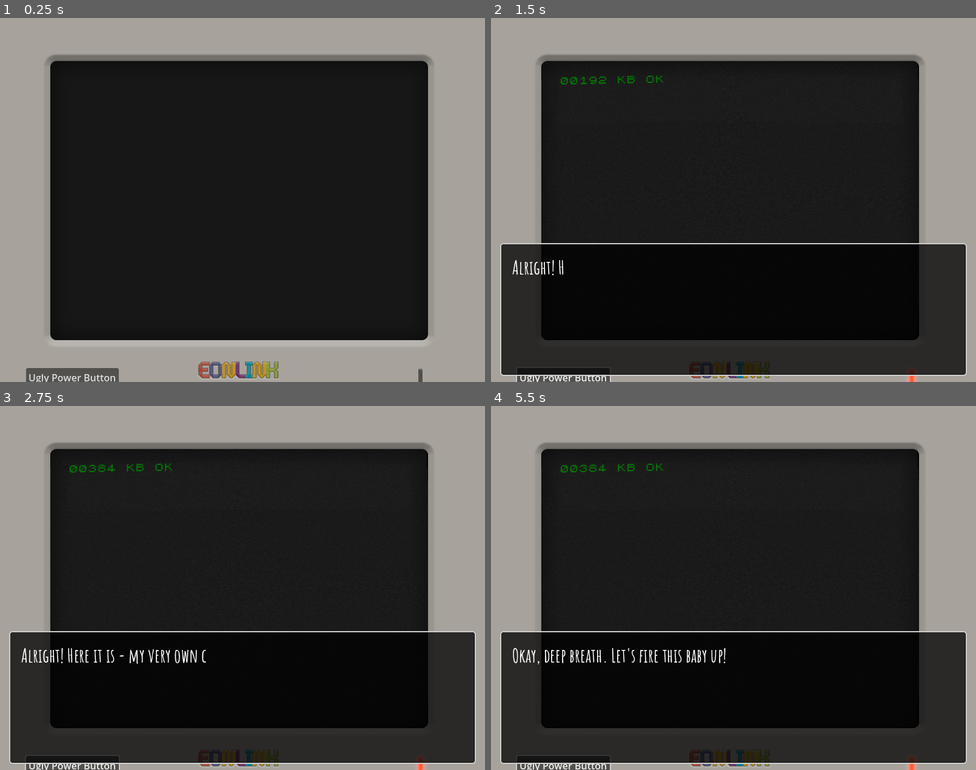
Above: before the commit, frames 1-4 (two rows, left to right).
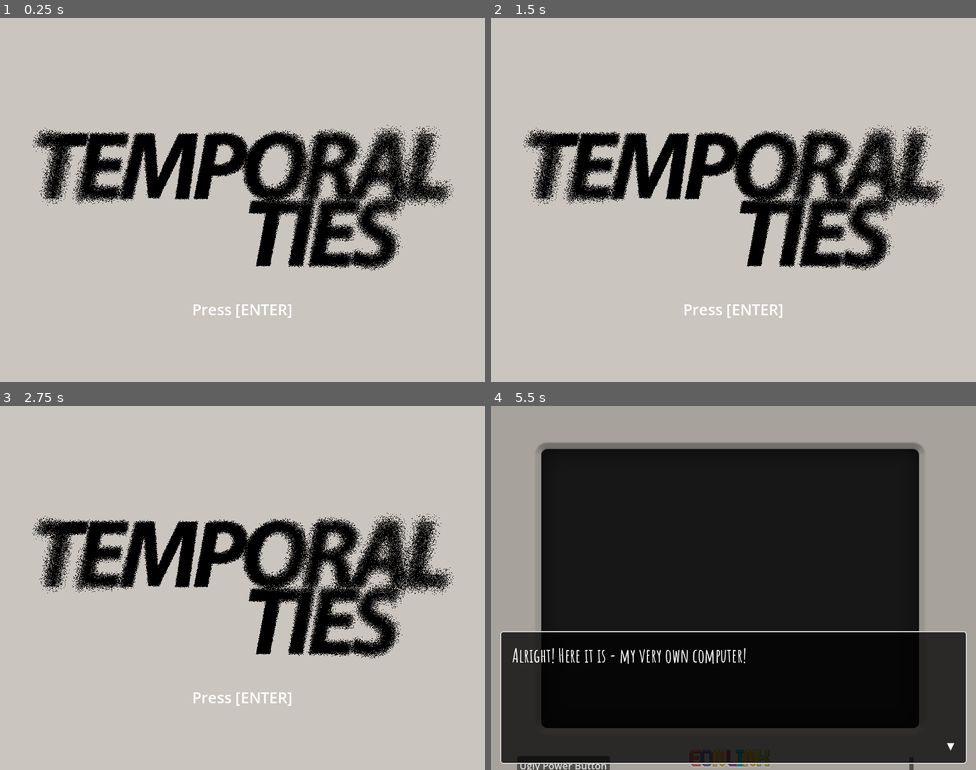
Above: after the commit, the same moments.

Repository: the-archbishop/temporal_ties
Game: Godot game, scene res://Assets/Scenes/title.tscn
Same seed, same stepped clock (60 frames per second), same inputs: the game is played once before the commit and once after it. Before the commit the project starts from res://Assets/Scenes/intro.tscn.
Inputs (mouse positions are in pixels of both pictures, inside the frame that each line leads up to):
- Up to frame 1 (0.25 s): no input
- Up to frame 2 (1.5 s): click (563, 378) at 0.5 s, where only the run before the commit has a clickable "Ugly Power Button"; click (563, 378) at 1.25 s, where only the run before the commit has a clickable "Ugly Power Button"
- Up to frame 3 (2.75 s): click (72, 766) at 2 s, where only the run before the commit has a clickable "Ugly Power Button"
- Up to frame 4 (5.5 s): tap Enter (ui_accept) at 2.75, 2.85, 3.02, 3.32 s; click "Ugly Power Button" at 3.5 s; click "Ugly Power Button" at 4.25 s; click "Ugly Power Button" at 5 s

The runs differ from the first frame. In frame 1, 87% of the frame differs, in the area x 0-100%, y 0-100%; in frame 2, 94%; in frame 3, 94%; in frame 4, 1.2%.

Commit message:
added title screen

Diff:
--- a/Assets/Scenes/input_response.tscn
+++ b/Assets/Scenes/input_response.tscn
@@ -4,17 +4,20 @@
 [ext_resource type="FontFile" uid="uid://be3spwnauyms2" path="res://Assets/Fonts/zx-spectrum.ttf" id="2_mqhwv"]
 
 [node name="InputResponse" type="VBoxContainer"]
+custom_minimum_size = Vector2(550, 0)
 theme_override_constants/separation = 5
 alignment = 2
 script = ExtResource("1_5ekvu")
 
 [node name="InputHistory" type="Label" parent="."]
 layout_mode = 2
+size_flags_vertical = 3
 theme_override_colors/font_color = Color(0.0352941, 0.8, 0.313726, 1)
 theme_override_fonts/font = ExtResource("2_mqhwv")
 theme_override_font_sizes/font_size = 12
 text = "A> This is what the user typed"
 vertical_alignment = 2
+autowrap_mode = 3
 
 [node name="Response" type="Label" parent="."]
 layout_mode = 2
@@ -23,3 +26,4 @@
 theme_override_font_sizes/font_size = 14
 text = "This is what the game will give back"
 vertical_alignment = 2
+autowrap_mode = 3
--- a/Assets/Scenes/intro.tscn
+++ b/Assets/Scenes/intro.tscn
@@ -57,6 +57,7 @@
 texture = ExtResource("3_4pajs")
 
 [node name="GameContainer" type="PanelContainer" parent="."]
+layout_mode = 0
 offset_left = 78.0
 offset_top = 62.0
 offset_right = 712.0
--- a/Assets/Scenes/main.tscn
+++ b/Assets/Scenes/main.tscn
@@ -98,7 +98,7 @@
 [node name="HistoryRows" type="VBoxContainer" parent="GameContainer/MarginContainer/Rows/GameInformation/Scroll"]
 layout_mode = 2
 size_flags_vertical = 3
-theme_override_constants/separation = 15
+theme_override_constants/separation = 25
 alignment = 2
 
 [node name="InputArea" type="PanelContainer" parent="GameContainer/MarginContainer/Rows"]
@@ -108,7 +108,7 @@
 
 [node name="HBoxContainer" type="HBoxContainer" parent="GameContainer/MarginContainer/Rows/InputArea"]
 layout_mode = 2
-theme_override_constants/separation = 8
+theme_override_constants/separation = 11
 
 [node name="Label" type="Label" parent="GameContainer/MarginContainer/Rows/InputArea/HBoxContainer"]
 layout_mode = 2
--- /dev/null
+++ b/Assets/Scenes/title.tscn
@@ -0,0 +1,32 @@
+[gd_scene load_steps=4 format=3 uid="uid://bw4bfi2lk4a66"]
+
+[ext_resource type="Texture2D" uid="uid://bhowcoomul8b1" path="res://Assets/Art/Images/titleScreen.png" id="1_jibc4"]
+[ext_resource type="Script" path="res://Assets/Scripts/Title.gd" id="1_jpuff"]
+
+[sub_resource type="StyleBoxTexture" id="StyleBoxTexture_2k3ck"]
+texture = ExtResource("1_jibc4")
+
+[node name="Control" type="Control"]
+layout_mode = 3
+anchors_preset = 15
+anchor_right = 1.0
+anchor_bottom = 1.0
+grow_horizontal = 2
+grow_vertical = 2
+script = ExtResource("1_jpuff")
+
+[node name="Panel" type="Panel" parent="."]
+layout_mode = 0
+offset_right = 800.0
+offset_bottom = 600.0
+theme_override_styles/panel = SubResource("StyleBoxTexture_2k3ck")
+
+[node name="Label" type="Label" parent="Panel"]
+layout_mode = 2
+offset_top = 463.0
+offset_right = 800.0
+offset_bottom = 498.0
+theme_override_colors/font_color = Color(1, 1, 1, 1)
+theme_override_font_sizes/font_size = 25
+text = "Press [ENTER]"
+horizontal_alignment = 1
--- a/Assets/Scripts/CommandProcessor.gd
+++ b/Assets/Scripts/CommandProcessor.gd
@@ -6,23 +6,50 @@
 
 	if words.size() == 0:
 		print("Parsing error")
-		return "ERROR: Unable to parse"
+		return error()
 
 	var command = words[0].to_lower()
 	match command:
+		"stat":
+			return stat()
 		"help":
 			return help()
 		"dir":
 			return dir()
+		"clr":
+			return clr()
+		_:
+			return error()
+
+
+func stat():
+	return "RW, Free Space:     20k"
 
 
 func help():
-	return """Lorem ipsum dolor sit amet,
-		consectetur adipiscing elit,
-		sed do eiusmod tempor
-		incididunt ut labore et dolore."""
+	return """Welcome to your cutting-edge personal computing experience! This helpfile provides essential information to help you navigate your EONLink Personal Computer.
+
+		SETTINGS
+		Customize your computing experience.
+
+		STAT
+		Display the current state of your personal computer.
+
+		DIR
+		Displays the (non-system) files and programs in the disk directory.
+
+		CLR
+		Clears the command/response history on the screen."""
 
 
 func dir():
 	return """NOTES     :
 		"""
+
+
+func clr():
+	return "clear"
+
+
+func error():
+	return "ERROR: Unable to parse"
--- a/Assets/Scripts/Intro.gd
+++ b/Assets/Scripts/Intro.gd
@@ -20,11 +20,12 @@
 	computer_screen_off.visible = true
 	power_light_off.visible = true
 
-	await get_tree().create_timer(1.0).timeout
+	await get_tree().create_timer(0.5).timeout
 	var dialog_box  = INNER_DIALOG_BOX.instantiate()
 	get_parent().add_child(dialog_box)
 	dialog_box.queue_text("Alright! Here it is - my very own computer!")
-	dialog_box.queue_text("Well, sort of... The boss finally let me take one home.  I really can't believe I have a computer sitting right here on my kitchen table!  It's like stepping into the future.")
+	dialog_box.queue_text("Well, sort of... The boss finally let me take one home.  I really can't believe I have a computer sitting right here on my kitchen table!")
+	dialog_box.queue_text("I can't help but think how computers will change everything. It's like stepping into the future.")
 	dialog_box.queue_text("Okay, deep breath. Let's fire this baby up!")
 	dialog_box.display_text()
 
--- a/Assets/Scripts/Main.gd
+++ b/Assets/Scripts/Main.gd
@@ -10,17 +10,17 @@
 
 
 func _on_input_text_submitted(user_input):
-	print(user_input)
 	if user_input.is_empty():
 		return
 
 	var input_response = InputResponse.instantiate()
 	var response = command_processor.process_command(user_input)
-	input_response.set_text(user_input, response)
-
-	history_rows.add_child(input_response)
-
-	del_history_beyond_max()
+	if response == "clear":
+		clear_screen()
+	else:
+		input_response.set_text(user_input, response)
+		history_rows.add_child(input_response)
+		del_history_beyond_max()
 
 
 func del_history_beyond_max():
@@ -28,3 +28,9 @@
 		var rows_to_forget = history_rows.get_child_count() - max_lines_remembered
 		for i in range(rows_to_forget):
 			history_rows.get_child(i).queue_free()
+
+
+func clear_screen():
+	var rows_to_clear = history_rows.get_child_count()
+	for i in range(rows_to_clear):
+			history_rows.get_child(i).queue_free()
--- /dev/null
+++ b/Assets/Scripts/Title.gd
@@ -0,0 +1,9 @@
+extends Control
+
+const INTRO = preload("res://Assets/Scenes/intro.tscn")
+
+
+func _process(delta):
+	if Input.is_action_just_pressed("ui_accept"):
+		# Switch to main scene
+		get_tree().change_scene_to_file("res://Assets/Scenes/intro.tscn")
--- a/project.godot
+++ b/project.godot
@@ -11,7 +11,7 @@
 [application]
 
 config/name="Temporal Ties"
-run/main_scene="res://Assets/Scenes/intro.tscn"
+run/main_scene="res://Assets/Scenes/title.tscn"
 config/features=PackedStringArray("4.2", "GL Compatibility")
 config/icon="res://icon.svg"
 
Binary file added: Assets/Art/Images/titleScreen.png
Not shown, added: Assets/Art/Images/titleScreen.png.import
